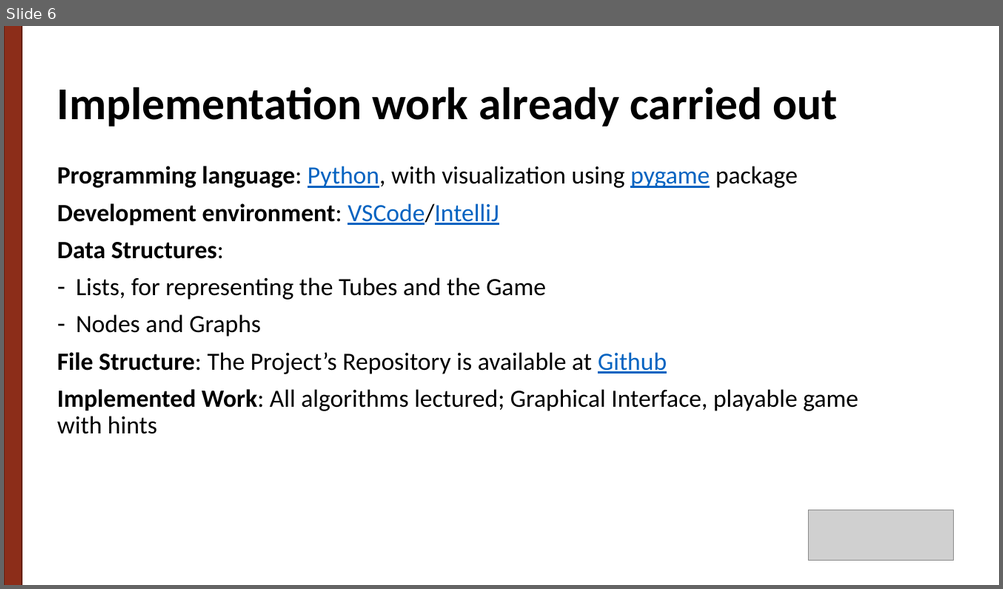
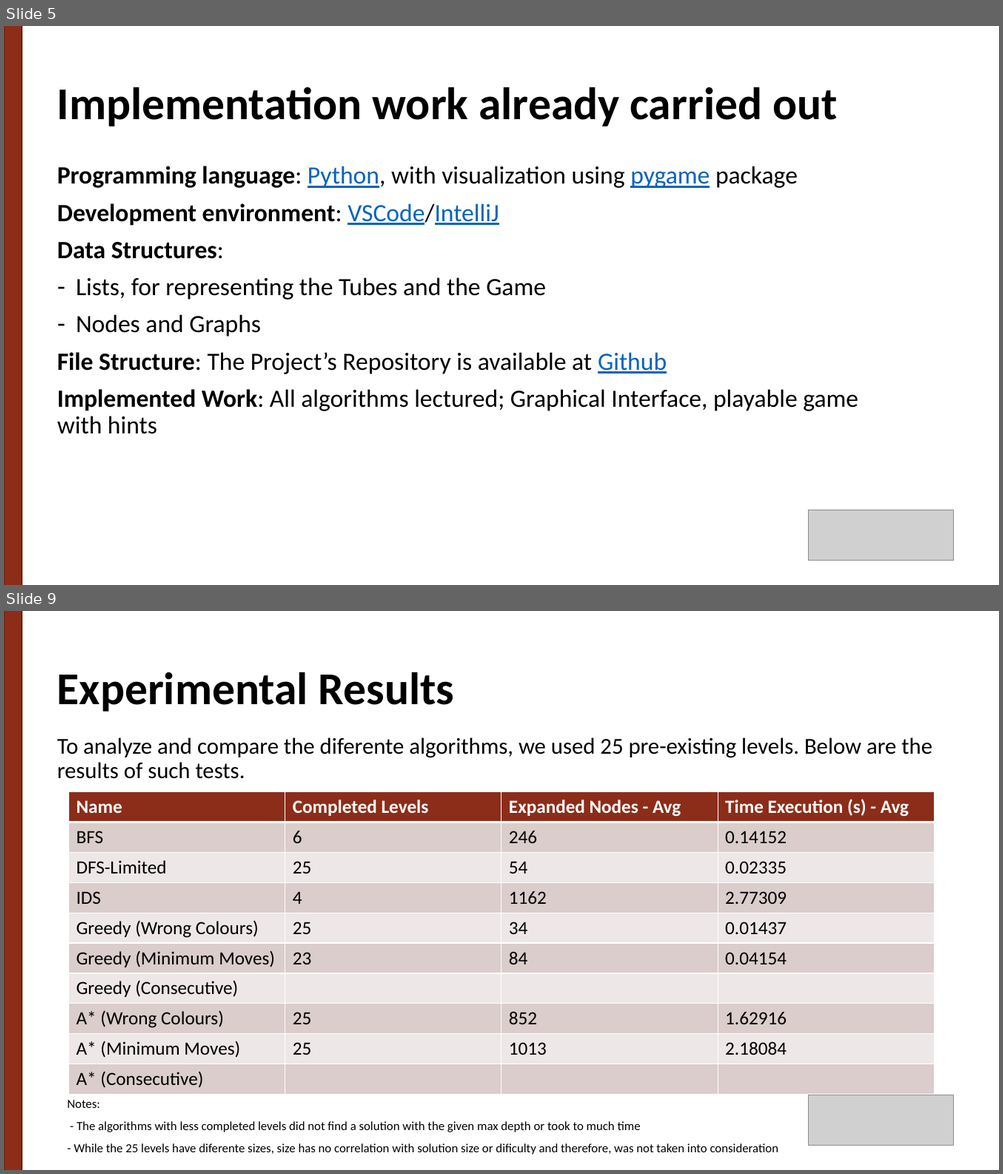
Before and after one commit to g-batalhao-a/IART, a slide deck: Project1/docs/Ball Sort Puzzle.pptx. Shown one above the other, each under a label of ours: slide 6 before the commit, slides 5 and 9 after it; the slides between them are not shown. The pictures are 1003x589 and 1003x1174 pixels, drawn with LibreOffice and Linux fonts; fonts in the diff are those of the drawing; grey boxes stand for pictures. Boxes give left, top, right and bottom in pixels: in the first picture for what was removed or moved away, otherwise in the second. Text is boxed around its words. In the diff, an @@ line names an element or a change of style, - is before the commit and + after.

Commit message:
Add new results and update ppt

```diff
--- a/Project1/docs/Ball Sort Puzzle.pptx
+++ b/Project1/docs/Ball Sort Puzzle.pptx
@@ slide 9 added at (4,611,999,1170), background #FFFFFF @@
@@ rectangle added at (4,611,22,1170), fill #8C2D19, outline #682112 1 pt @@
@@ title added at (57,672,454,712), 44 pt, text #000000, bold @@
+Experimental Results
@@ text added at (57,738,932,779), 22 pt, text #000000 @@
+To analyze and compare the diferente algorithms, we used 25 pre-existing levels. Below are the results of such tests.
@@ table added at (69,792,934,1091), 10 rows, 4 columns @@
+Name | Completed Levels | Expanded Nodes - Avg | Time Execution (s) - Avg
+BFS | 6 | 246 | 0.14152
+DFS-Limited | 25 | 54 | 0.02335
+IDS | 4 | 1162 | 2.77309
+Greedy (Wrong Colours) | 25 | 34 | 0.01437
+Greedy (Minimum Moves) | 23 | 84 | 0.04154
+Greedy (Consecutive) |  |  | 
+A* (Wrong Colours) | 25 | 852 | 1.62916
+A* (Minimum Moves) | 25 | 1013 | 2.18084
+A* (Consecutive) |  |  | 
@@ picture added at (808,1095,953,1145) @@
@@ text added at (67,1100,779,1155), 12 pt, text #000000 @@
+Notes:
+- The algorithms with less completed levels did not find a solution with the given max depth or took to much time
+- While the 25 levels have diferente sizes, size has no correlation with solution size or dificulty and therefore, was not taken into consideration
@@ what was slide 6 is now slide 5 @@
```
Also in this commit, not shown: 1 slide changed, 4 other slides added, 2 other files.
